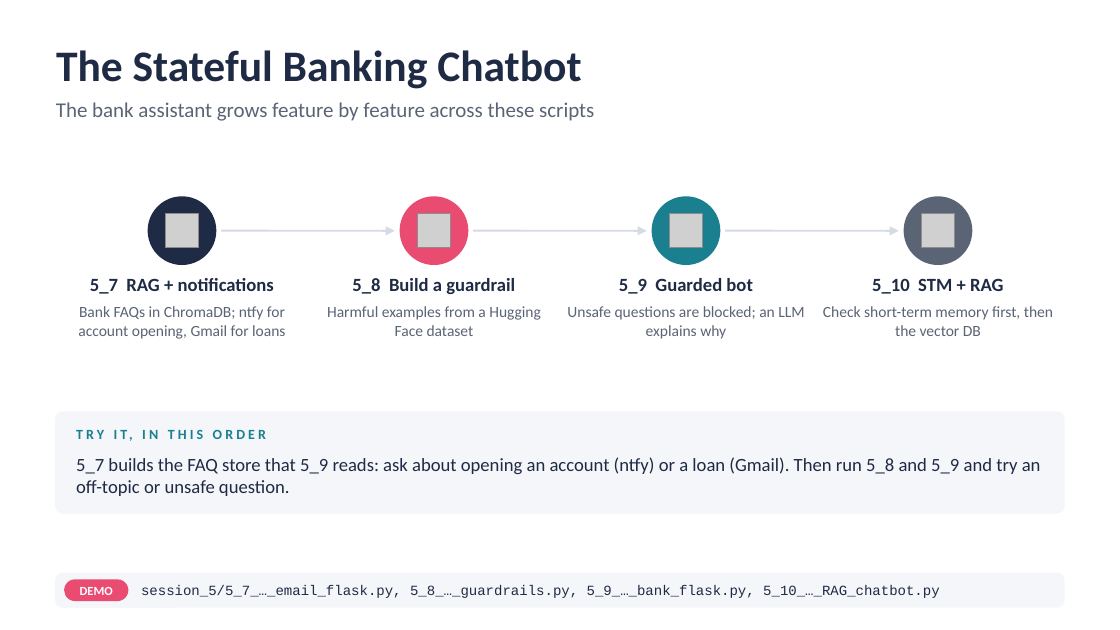
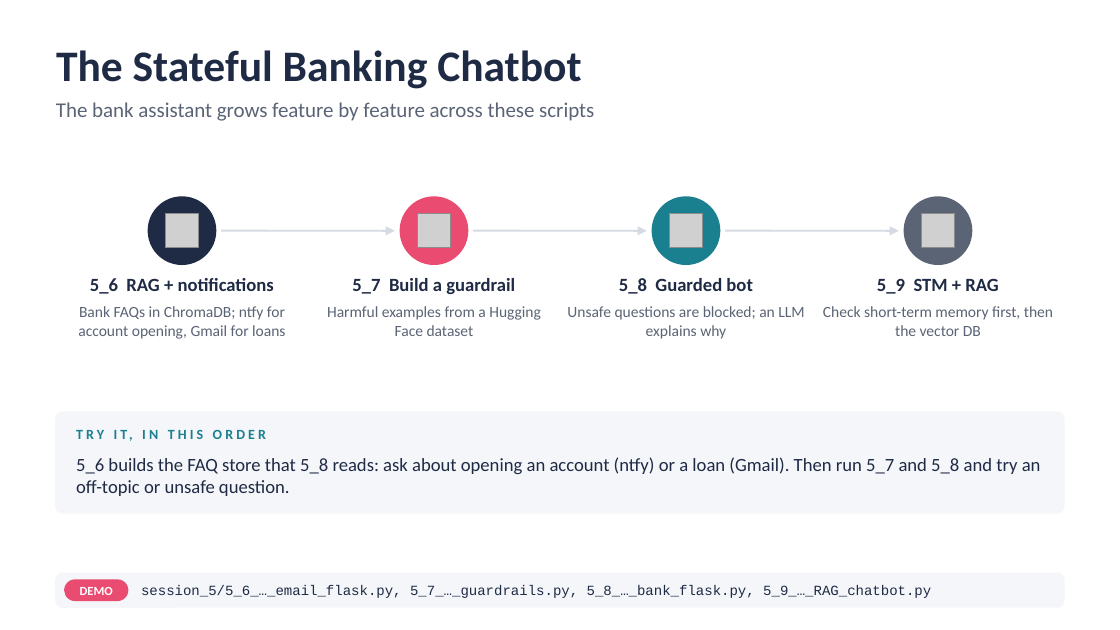
Before and after one commit to atulkahatecdac/agenticai, a slide deck: slide 82 of 16_PGP-Agentic/PGP_Agentic_AI.pptx (slide 83 before the commit). Drawn at 1120x630 pixels with LibreOffice and Linux fonts; fonts in the diff are those of the drawing; grey boxes stand for pictures. Boxes give left, top, right and bottom in pixels: in the first picture for what was removed or moved away, otherwise in the second. Text is boxed around its words. In the diff, an @@ line names an element or a change of style, - is before the commit and + after.

```diff
--- a/16_PGP-Agentic/PGP_Agentic_AI.pptx
+++ b/16_PGP-Agentic/PGP_Agentic_AI.pptx
@@ text at <box>90,278,274,294</box>: text changed @@
-5_7 RAG + notifications
+5_6 RAG + notifications
@@ text at <box>352,278,515,294</box>: text changed @@
-5_8 Build a guardrail
+5_7 Build a guardrail
@@ text at <box>619,278,752,294</box>: text changed @@
-5_9 Guarded bot
+5_8 Guarded bot
@@ text at <box>877,278,998,294</box>: text changed @@
-5_10 STM + RAG
+5_9 STM + RAG
@@ text at <box>76,457,1041,496</box>: text changed @@
-5_7 builds the FAQ store that 5_9 reads: ask about opening an account (ntfy) or a loan (Gmail). Then run 5_8 and 5_9 and try an off-topic or unsafe question.
+5_6 builds the FAQ store that 5_8 reads: ask about opening an account (ntfy) or a loan (Gmail). Then run 5_7 and 5_8 and try an off-topic or unsafe question.
@@ text at <box>141,585,931,598</box>: text changed @@
-session_5/5_7_…_email_flask.py, 5_8_…_guardrails.py, 5_9_…_bank_flask.py, 5_10_…_RAG_chatbot.py
+session_5/5_6_…_email_flask.py, 5_7_…_guardrails.py, 5_8_…_bank_flask.py, 5_9_…_RAG_chatbot.py
```
Also in this commit, not shown: 25 other slides changed, 1 slide removed, 14 other files.
